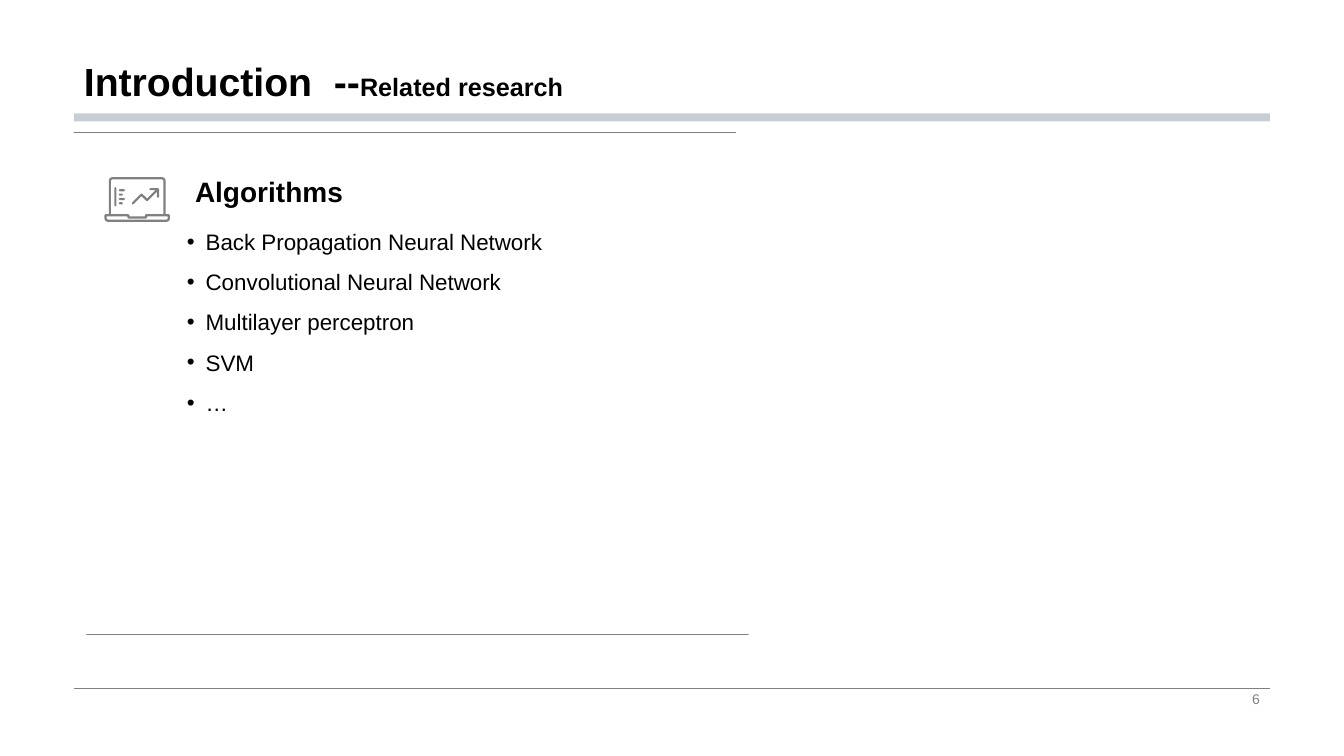
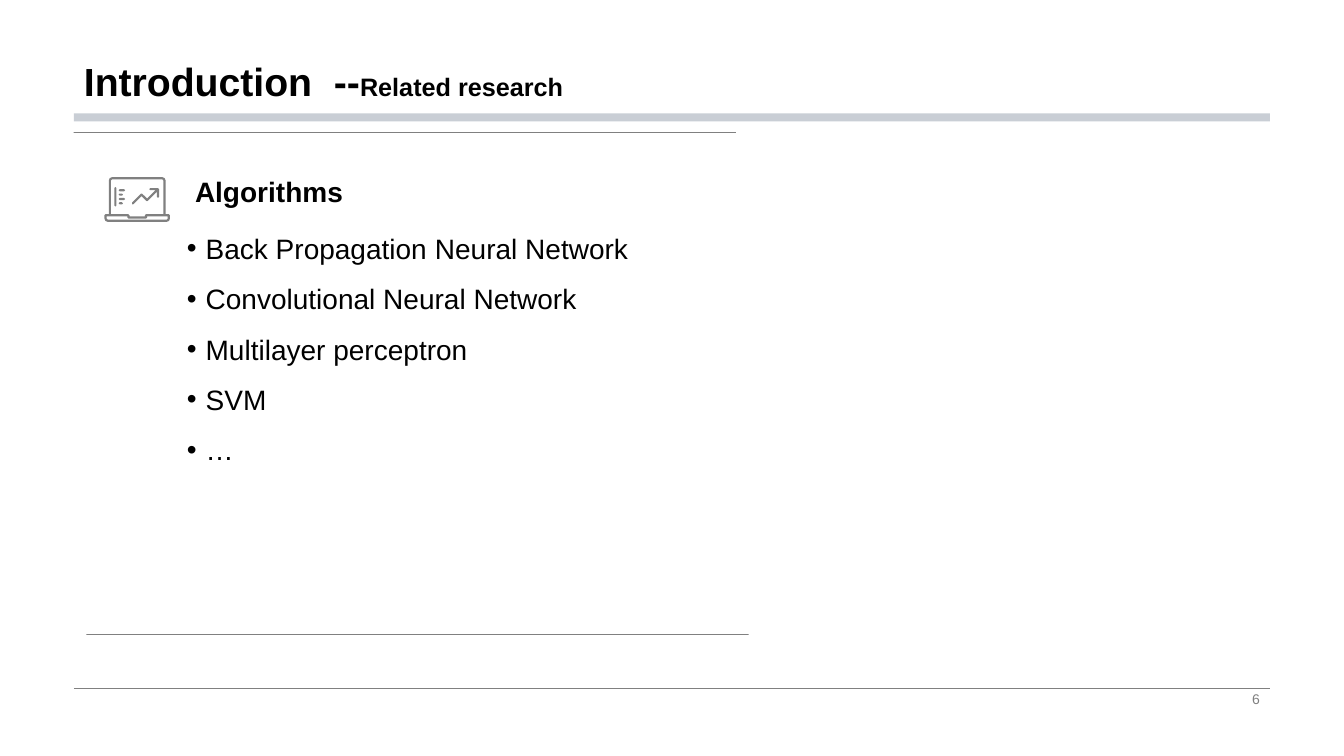
Before and after one commit to briiiskiiiday/AR-Child-English-Vocabulary-Teaching-Based-on-Handwritten-Letter-Recognition--Animal-, a slide deck: slide 6 of final_presentation.pptx. Drawn at 1344x756 pixels with LibreOffice and Linux fonts; fonts in the diff are those of the drawing. Boxes give left, top, right and bottom in pixels: in the first picture for what was removed or moved away, otherwise in the second. Text is boxed around its words. In the diff, an @@ line names an element or a change of style, - is before the commit and + after.

```diff
--- a/final_presentation.pptx
+++ b/final_presentation.pptx
@@ text "Back Propagation Neural Network" at box(206, 238, 628, 411): size 16 to 20 pt @@
```
Also in this commit, not shown: 4 other slides changed, 1 slide added, 2 other files.
